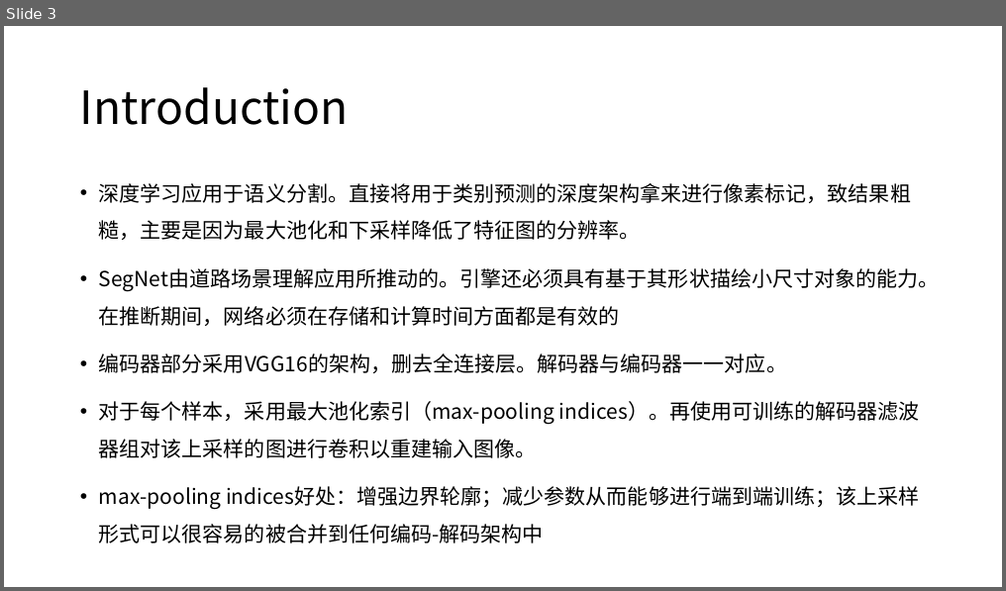
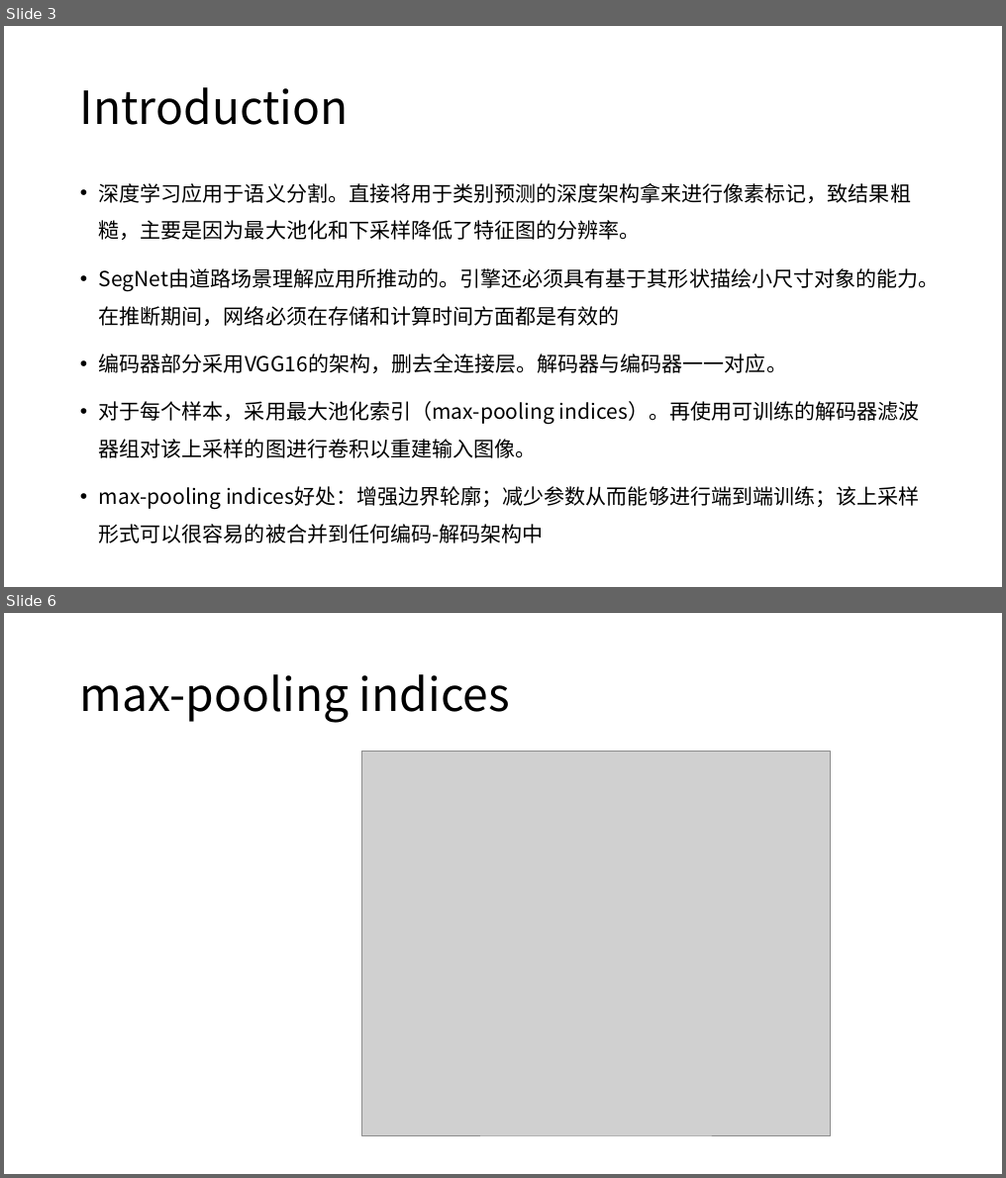
Before and after one commit to XianzhengWU/deeplearning_papernotes, a slide deck: w-第五次组会_2018.11.5.pptx. Shown one above the other, each under a label of ours: slide 3 before the commit, slides 3 and 6 after it; the slides between them are not shown. The pictures are 1006x591 and 1006x1178 pixels, drawn with LibreOffice and Linux fonts; fonts in the diff are those of the drawing; grey boxes stand for pictures. Boxes give left, top, right and bottom in pixels: in the first picture for what was removed or moved away, otherwise in the second. Text is boxed around its words. In the diff, an @@ line names an element or a change of style, - is before the commit and + after.

```diff
--- a/w-第五次组会_2018.11.5.pptx
+++ b/w-第五次组会_2018.11.5.pptx
@@ slide 6 added at (x1=4, y1=613, x2=1002, y2=1174), background #FFFFFF @@
@@ title added at (x1=80, y1=674, x2=510, y2=723), 44 pt, text #000000 @@
+max-pooling indices
@@ picture added at (x1=361, y1=752, x2=831, y2=1137) @@
```
Also in this commit, not shown: 23 other slides added, 6 slides removed, 5 other files.
